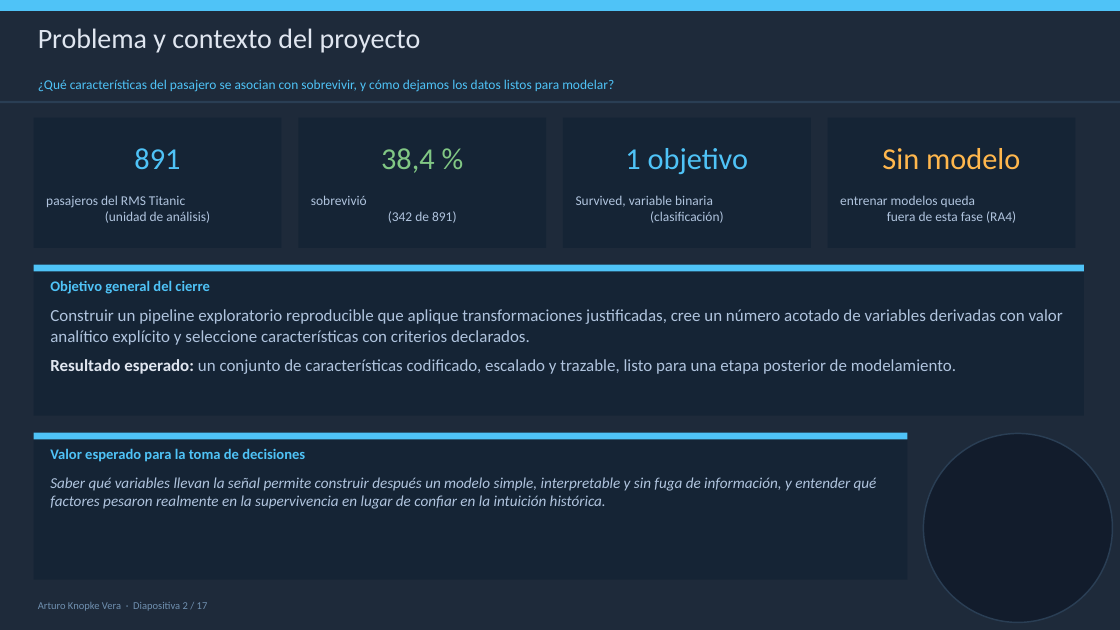
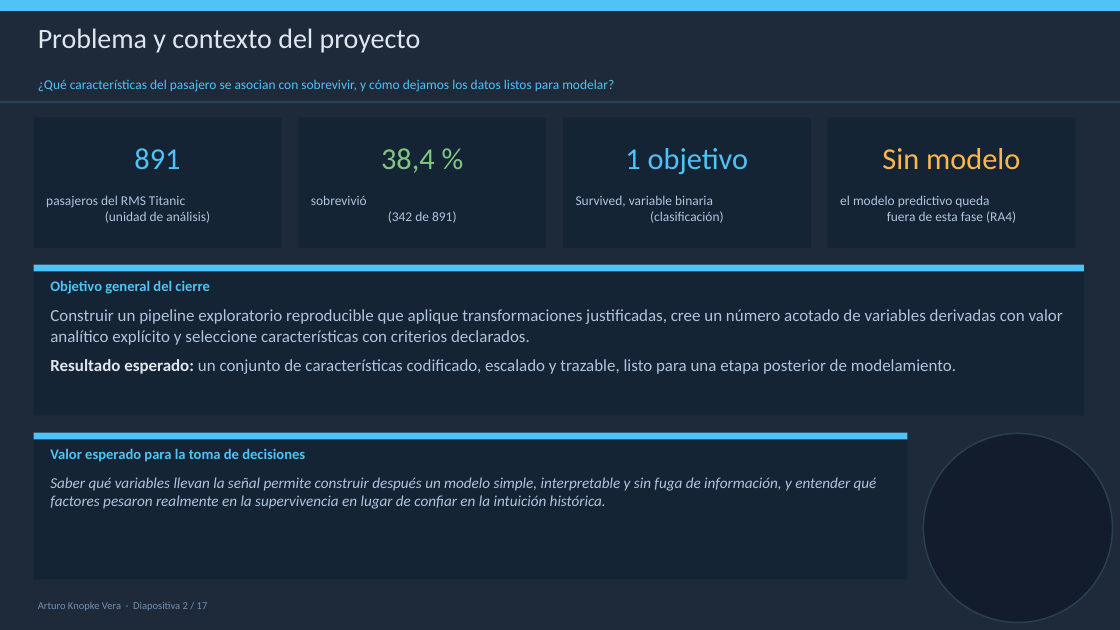
Before and after one commit to robertomoncada-blip/Magister_ciencia_datos, a slide deck: slide 2 of MCDI503/docs/mcdi503_f4_presentacion_grupo5.pptx. Drawn at 1120x630 pixels with LibreOffice and Linux fonts; fonts in the diff are those of the drawing. Boxes give left, top, right and bottom in pixels: in the first picture for what was removed or moved away, otherwise in the second. Text is boxed around its words. In the diff, an @@ line names an element or a change of style, - is before the commit and + after.

```diff
--- a/MCDI503/docs/mcdi503_f4_presentacion_grupo5.pptx
+++ b/MCDI503/docs/mcdi503_f4_presentacion_grupo5.pptx
@@ text at <box>840,195,1016,223</box>: text changed @@
-entrenar modelos queda
-fuera de esta fase (RA4)
+el modelo predictivo queda
+fuera de esta fase (RA4)
```
Also in this commit, not shown: 6 other slides changed, 3 other files.
